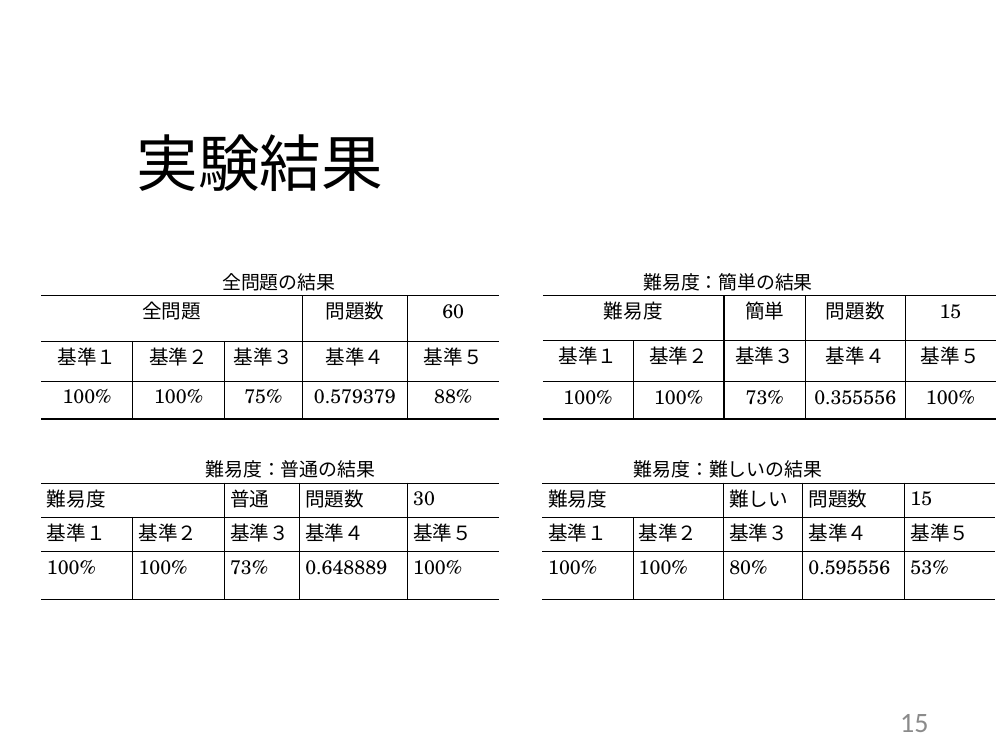
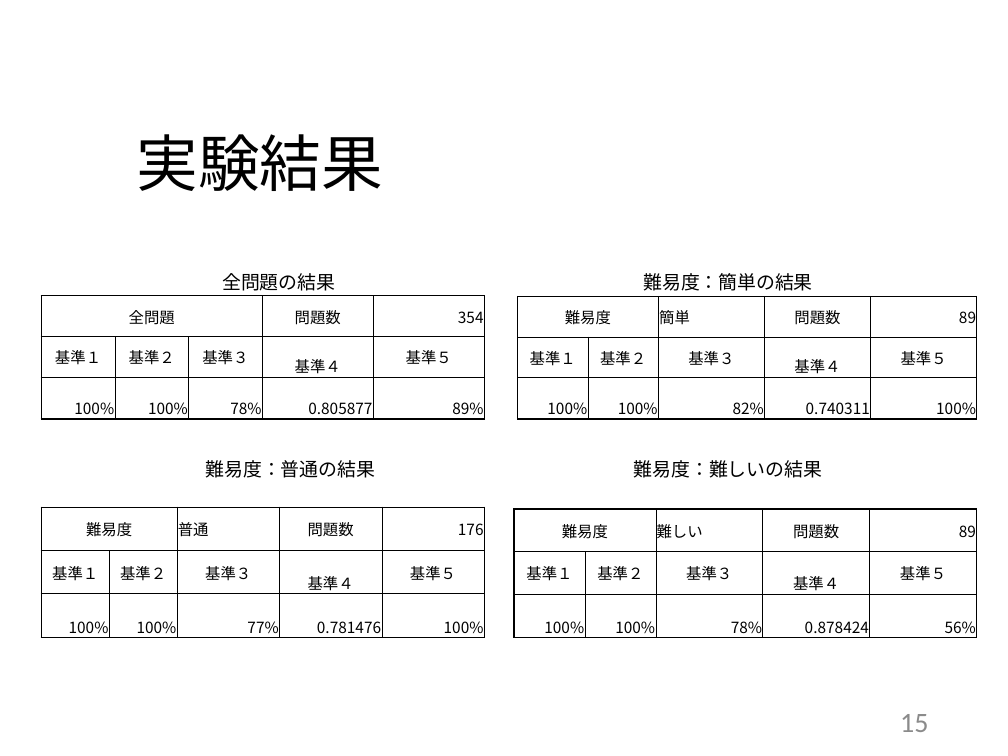
Before and after one commit to kait-takanolab/1821121-shimaoka-thesis, a slide deck: slide 15 of 1821121_shimaoka_thesis.pptx. Drawn at 1008x756 pixels with LibreOffice and Linux fonts; fonts in the diff are those of the drawing. Boxes give left, top, right and bottom in pixels: in the first picture for what was removed or moved away, otherwise in the second. Text is boxed around its words. In the diff, an @@ line names an element or a change of style, - is before the commit and + after.

Commit message:
発表用スライド
実験結果の表を差し替え

```diff
--- a/1821121_shimaoka_thesis.pptx
+++ b/1821121_shimaoka_thesis.pptx
@@ table at (41, 295, 484, 423) @@
-row 1, column 5: 60
+row 1, column 5: 354
-row 3: 100% | 100% | 75% | 0.579379 | 88%
+row 3: 100% | 100% | 78% | 0.805877 | 89%
@@ size 14 to 11 pt, font TeX Gyre Schola to Noto Sans CJK JP in "全問題", "問題数", "基準１", "基準２" and 5 more places @@
@@ alignment centre to right @@
@@ borders changed @@
@@ table: place and size @@
-table at (41, 295, 499, 418)
+table at (41, 295, 484, 423)
@@ table at (517, 296, 976, 423) @@
-row 1, column 5: 15
+row 1, column 5: 89
-row 3, column 3: 73%
+row 3, column 3: 82%
-row 3, column 4: 0.355556
+row 3, column 4: 0.740311
@@ size 14 to 11 pt, font TeX Gyre Schola to Noto Sans CJK JP in "難易度", "簡単", "問題数", "基準１" and 7 more places @@
@@ alignment centre to left @@
@@ alignment centre to right @@
@@ borders changed @@
@@ table: place and size @@
-table at (542, 295, 996, 418)
+table at (517, 296, 976, 423)
@@ table at (41, 507, 485, 642) @@
-row 1, column 5: 30
+row 1, column 5: 176
-row 3, column 3: 73%
+row 3, column 3: 77%
-row 3, column 4: 0.648889
+row 3, column 4: 0.781476
@@ size 14 to 11 pt, font TeX Gyre Schola to Noto Sans CJK JP in "難易度", "普通", "問題数", "基準１" and 7 more places @@
@@ alignment left to centre @@
@@ alignment left to right @@
@@ borders changed @@
@@ table: place and size @@
-table at (41, 483, 500, 600)
+table at (41, 507, 485, 642)
@@ table at (514, 509, 976, 642) @@
-row 1, column 5: 15
+row 1, column 5: 89
-row 3: 100% | 100% | 80% | 0.595556 | 53%
+row 3: 100% | 100% | 78% | 0.878424 | 56%
@@ size 14 to 11 pt, font TeX Gyre Schola to Noto Sans CJK JP in "難易度", "難しい", "問題数", "基準１" and 6 more places @@
@@ alignment left to centre @@
@@ alignment left to right @@
@@ borders changed @@
@@ table: place and size @@
-table at (542, 483, 995, 600)
+table at (514, 509, 976, 642)
```
Also in this commit, not shown: 1 other slide changed, 3 other files.
